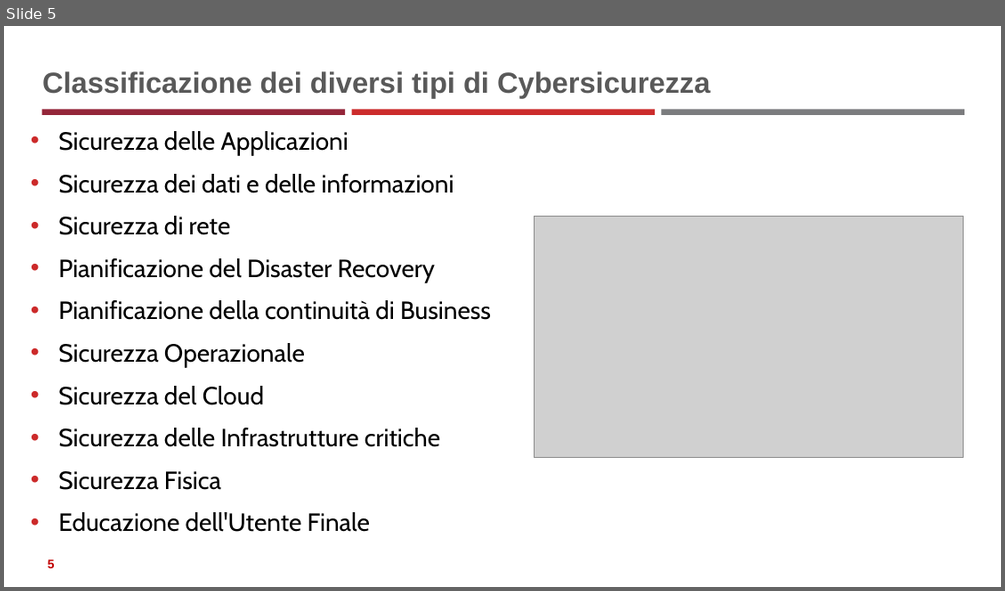
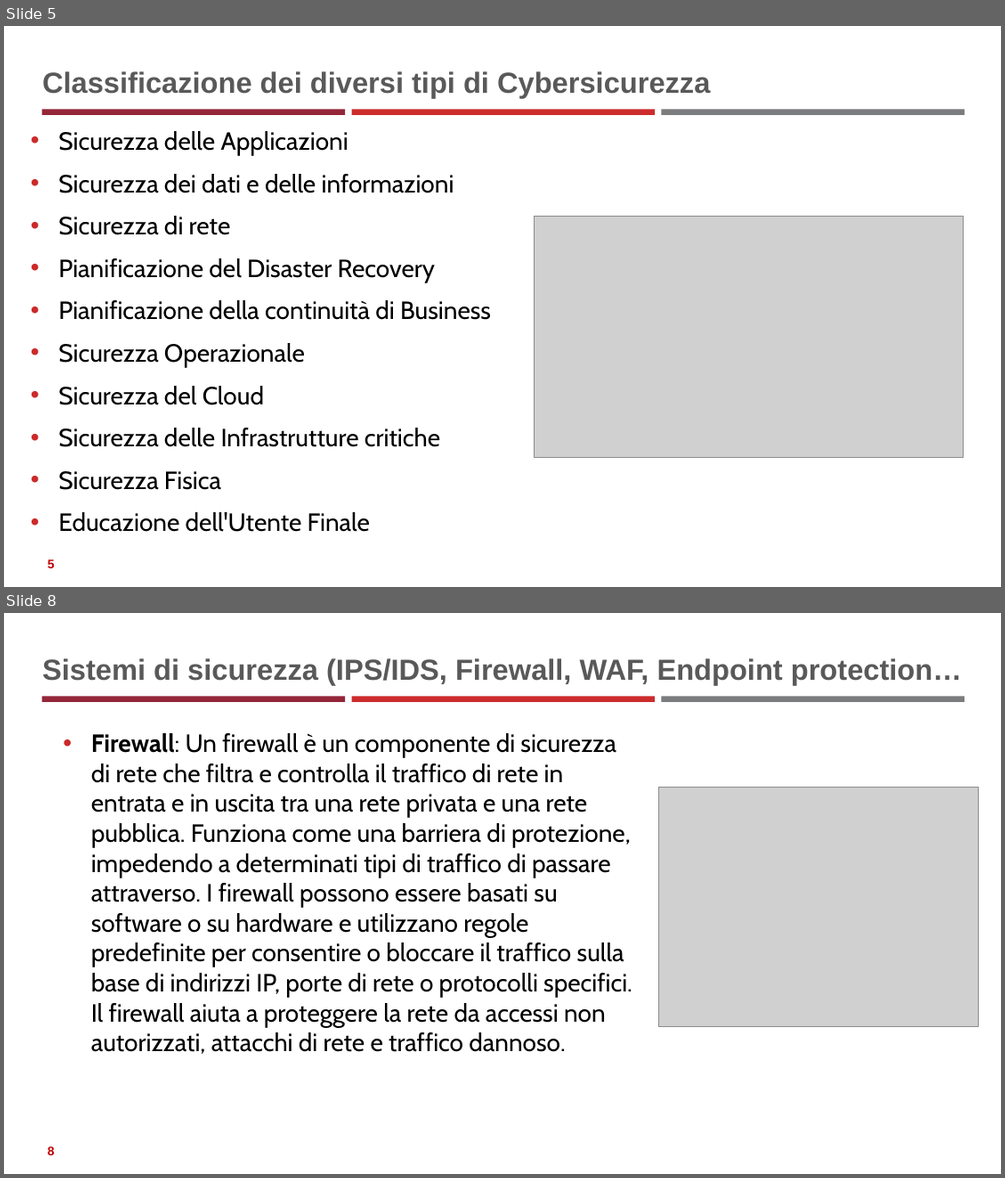
Before and after one commit to neural1977/data_science_interview_material, a slide deck: Cybersecurity/Fondamenti_di_Cybersicurezza.pptx. Shown one above the other, each under a label of ours: slide 5 before the commit, slides 5 and 8 after it; the slides between them are not shown. The pictures are 1005x591 and 1005x1178 pixels, drawn with LibreOffice and Linux fonts; fonts in the diff are those of the drawing; grey boxes stand for pictures. Boxes give left, top, right and bottom in pixels: in the first picture for what was removed or moved away, otherwise in the second. Text is boxed around its words. In the diff, an @@ line names an element or a change of style, - is before the commit and + after.

```diff
--- a/Cybersecurity/Fondamenti_di_Cybersicurezza.pptx
+++ b/Cybersecurity/Fondamenti_di_Cybersicurezza.pptx
@@ slide 8 added at (4, 613, 1001, 1174), background #FFFFFF; not listed: 3 template elements that a slide beside it also shows @@
@@ title added at (42, 658, 962, 684), 28 pt, text #595959, bold @@
+Sistemi di sicurezza (IPS/IDS, Firewall, WAF, Endpoint protection…
@@ text added at (91, 733, 632, 1054), 24 pt, text #000000 @@
+• Firewall: Un firewall è un componente di sicurezza di rete che filtra e controlla il traffico di rete in entrata e in uscita tra una rete privata e una rete pubblica. Funziona come una barriera di protezione, impedendo a determinati tipi di traffico di passare attraverso. I firewall possono essere basati su software o su hardware e utilizzano regole predefinite per consentire o bloccare il traffico sulla base di indirizzi IP, porte di rete o protocolli specifici. Il firewall aiuta a proteggere la rete da accessi non autorizzati, attacchi di rete e traffico dannoso.
@@ picture added at (659, 787, 979, 1027) @@
@@ page number added at (48, 1146, 55, 1155), 12 pt, text #C00000, bold @@
+8
```
Also in this commit, not shown: 20 other slides added, 34 other files.
